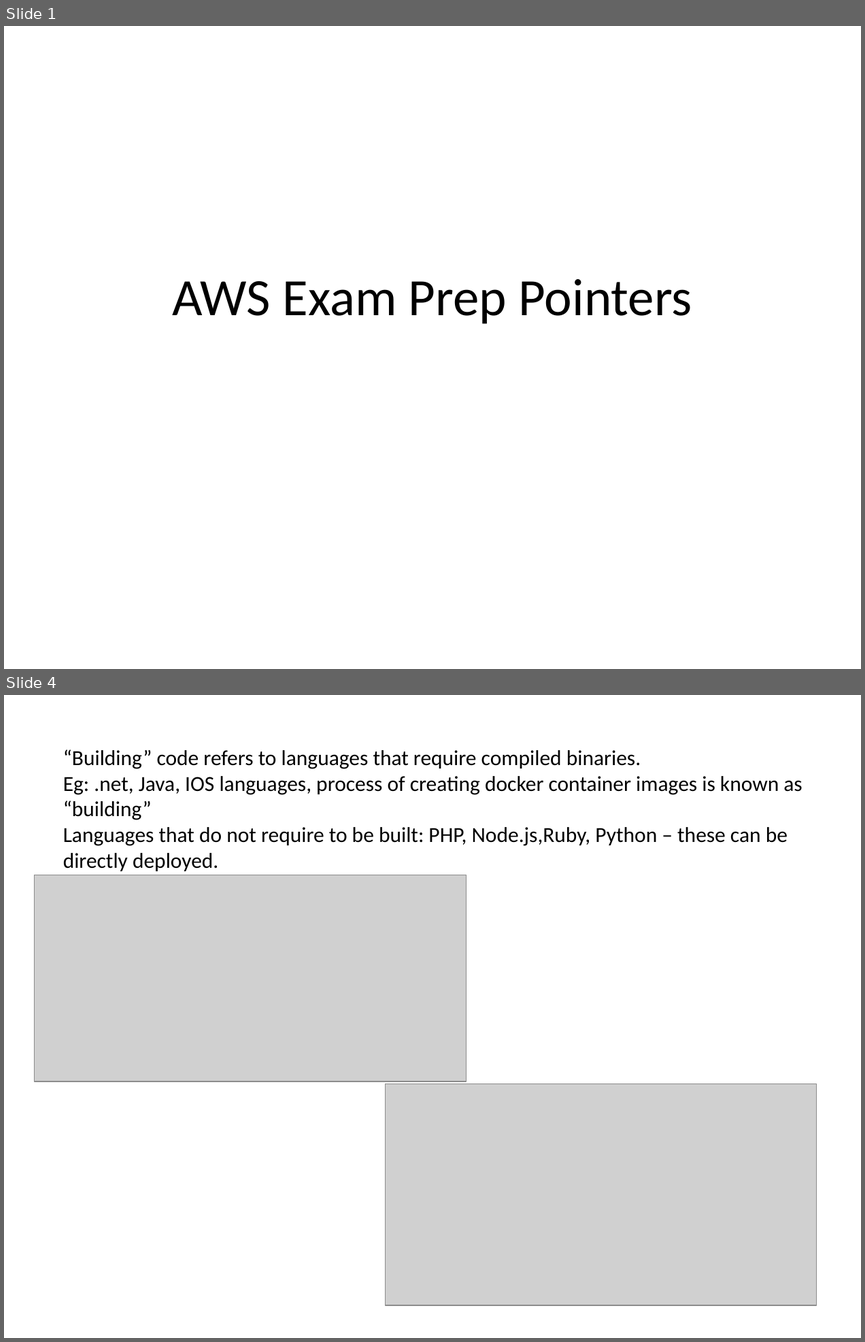
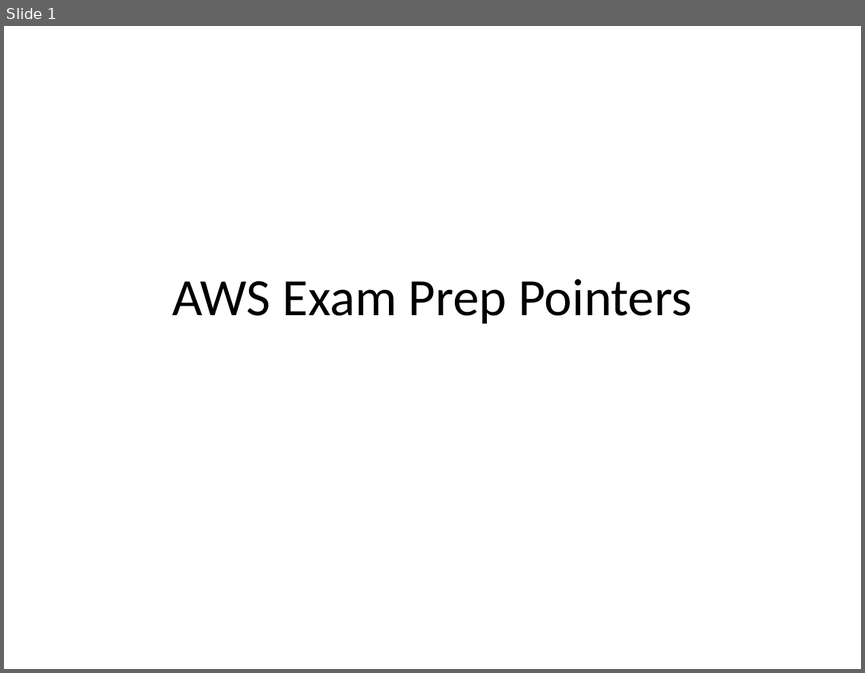
Before and after one commit to subalakshmisekar/basics, a slide deck: AWS.pptx. Shown one above the other, each under a label of ours: slides 1 and 4 before the commit, slide 1 after it; the slides between them are not shown. The pictures are 865x1342 and 865x673 pixels, drawn with LibreOffice and Linux fonts; fonts in the diff are those of the drawing; grey boxes stand for pictures. Boxes give left, top, right and bottom in pixels: in the first picture for what was removed or moved away, otherwise in the second. Text is boxed around its words. In the diff, an @@ line names an element or a change of style, - is before the commit and + after.

```diff
--- a/AWS.pptx
+++ b/AWS.pptx
@@ slide 4 removed at box(4, 695, 861, 1338), background #FFFFFF @@
@@ text removed at box(63, 749, 802, 871) @@
-“Building” code refers to languages that require compiled binaries.
-Eg: .net, Java, IOS languages, process of creating docker container images is known as “building”
-Languages that do not require to be built: PHP, Node.js,Ruby, Python – these can be directly deployed.
@@ picture removed at box(34, 875, 466, 1081) @@
@@ picture removed at box(385, 1084, 816, 1305) @@
```
Also in this commit, not shown: 8 slides added, 7 other slides removed, 1 other file.
